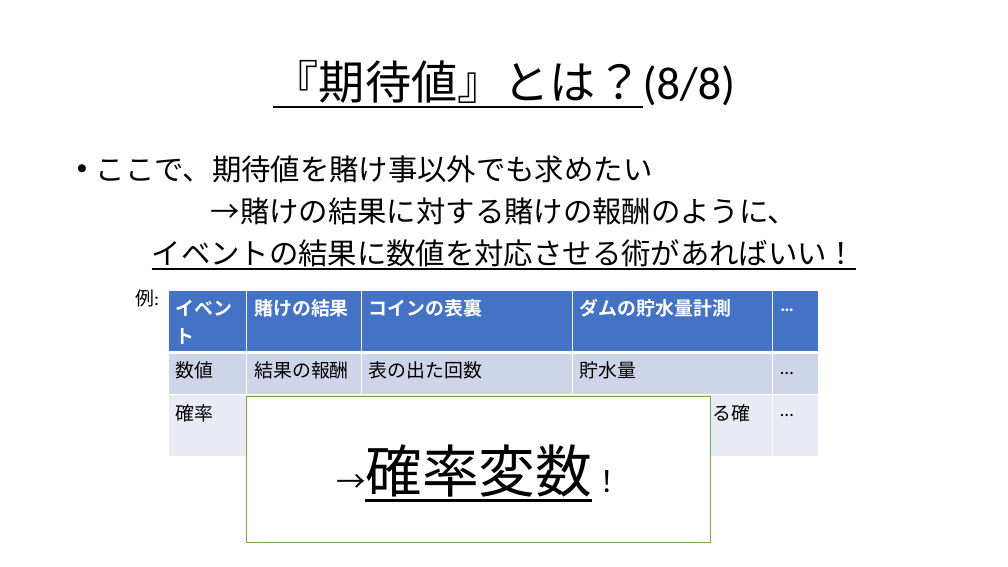
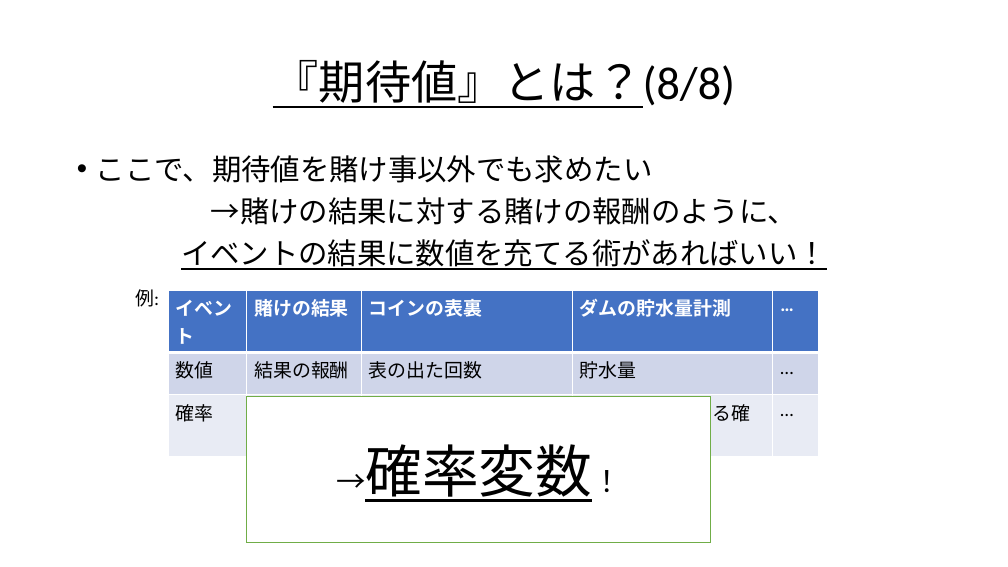
Before and after one commit to Ryo-KATAYAMA/Senior_Project, a slide deck: slide 16 of Chapter4_1.pptx. Drawn at 1008x567 pixels with LibreOffice and Linux fonts; fonts in the diff are those of the drawing. Boxes give left, top, right and bottom in pixels: in the first picture for what was removed or moved away, otherwise in the second. Text is boxed around its words. In the diff, an @@ line names an element or a change of style, - is before the commit and + after.

```diff
--- a/Chapter4_1.pptx
+++ b/Chapter4_1.pptx
@@ text at [181,239,827,270]: text changed @@
-イベントの結果に数値を対応させる術があればいい！
+イベントの結果に数値を充てる術があればいい！
```
Also in this commit, not shown: 5 other slides changed, 1 slide added.
